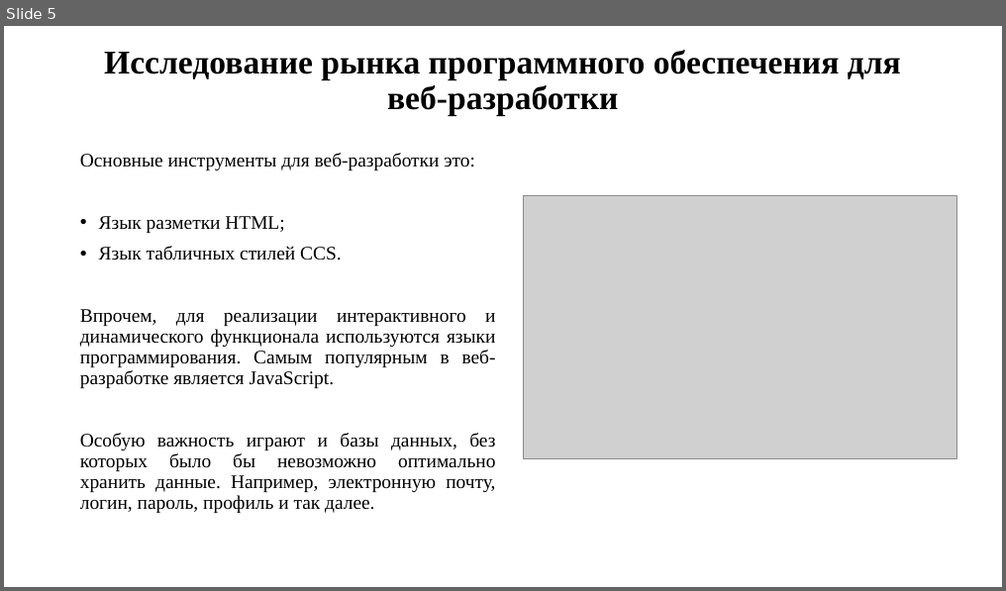
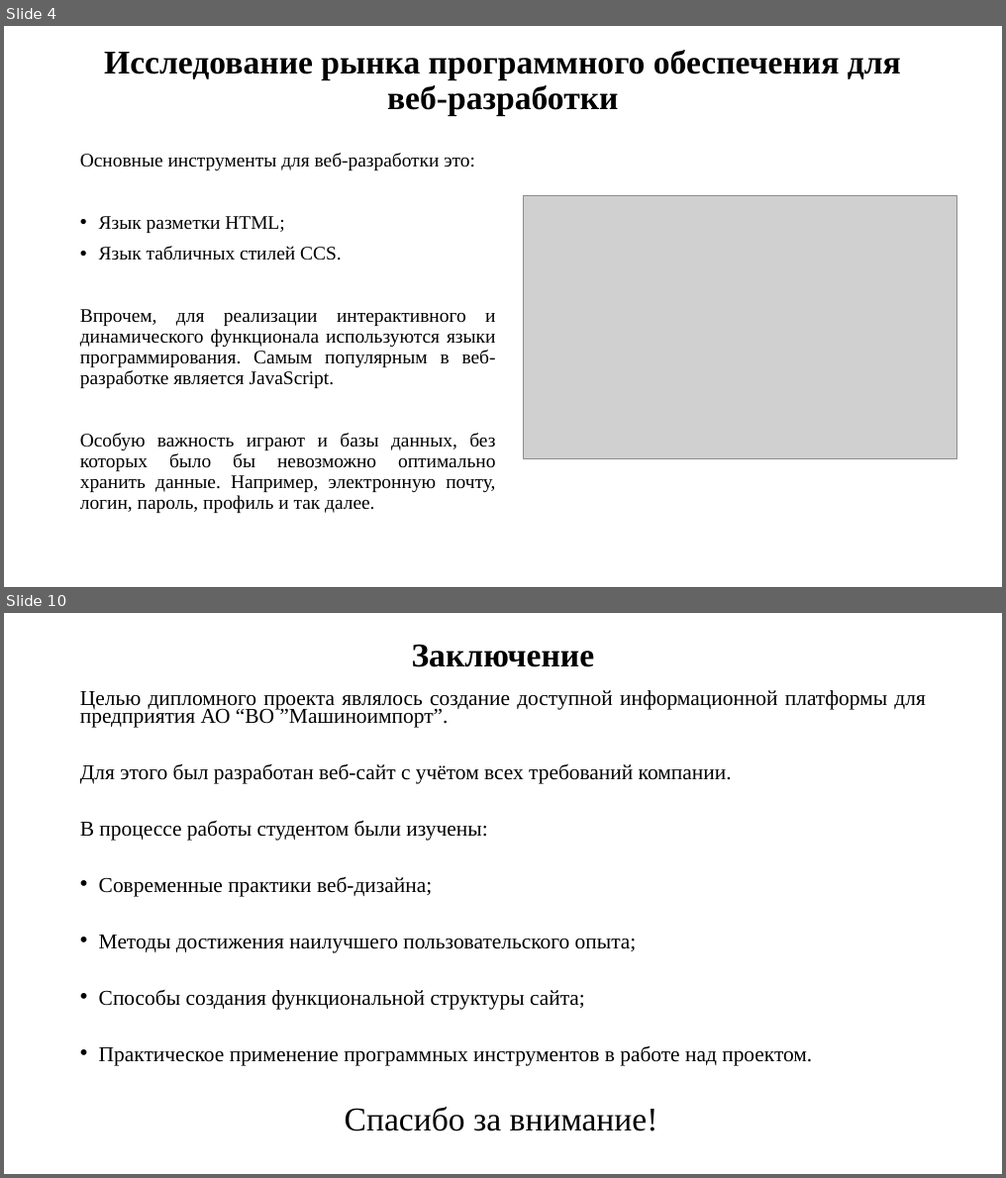
Before and after one commit to AtaevB/Commercial-Website-dev, a slide deck: презентация к диплому.pptx. Shown one above the other, each under a label of ours: slide 5 before the commit, slides 4 and 10 after it; the slides between them are not shown. The pictures are 1006x591 and 1006x1178 pixels, drawn with LibreOffice and Linux fonts; fonts in the diff are those of the drawing; grey boxes stand for pictures. Boxes give left, top, right and bottom in pixels: in the first picture for what was removed or moved away, otherwise in the second. Text is boxed around its words. In the diff, an @@ line names an element or a change of style, - is before the commit and + after.

```diff
--- a/презентация к диплому.pptx
+++ b/презентация к диплому.pptx
@@ slide 10 added at box(4, 613, 1002, 1174), background #FFFFFF @@
@@ title added at box(412, 644, 595, 667), 32 pt, text #000000, bold @@
+Заключение
@@ text added at box(80, 690, 925, 1066), 20.4 pt, text #000000 @@
+Целью дипломного проекта являлось создание доступной информационной платформы для предприятия АО “ВО ”Машиноимпорт”.
+Для этого был разработан веб-сайт с учётом всех требований компании.
+В процессе работы студентом были изучены:
+• Современные практики веб-дизайна;
+• Методы достижения наилучшего пользовательского опыта;
+• Способы создания функциональной структуры сайта;
+• Практическое применение программных инструментов в работе над проектом.
@@ text added at box(345, 1107, 658, 1132), 32 pt, text #000000 @@
+Спасибо за внимание!
@@ what was slide 5 is now slide 4 @@
```
Also in this commit, not shown: 3 slides changed, 3 other slides added, 4 slides removed, 41 other files.
